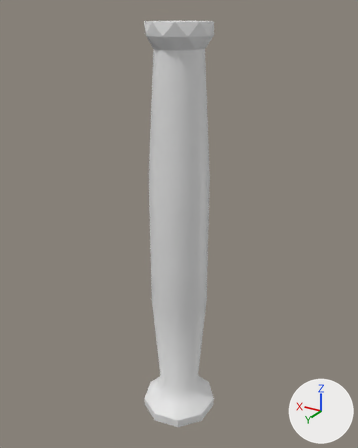
A saved change to the FBX model BeyondDark/Assets/Models/Duc Assets/Stonepillar2.fbx.
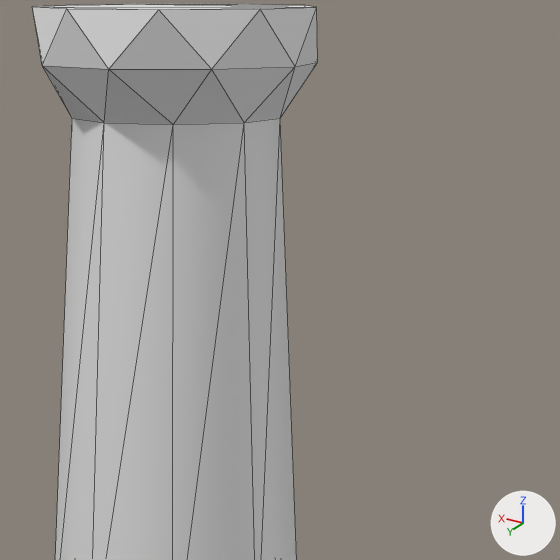
Each version is shown whole from a 50 mm lens placed at (-13.89, 11.33, 25.5), pointed at (-0.27, -11.37, 14.15), then close up on the part from 38% to 77% of the width and 4% to 35% of the height. Arrows for +X, +Y and +Z are at lower right; the lights stay in place. The close-ups show mesh edges as thin lines. Where no turn or scale is listed for an object, it has been applied to the vertices.
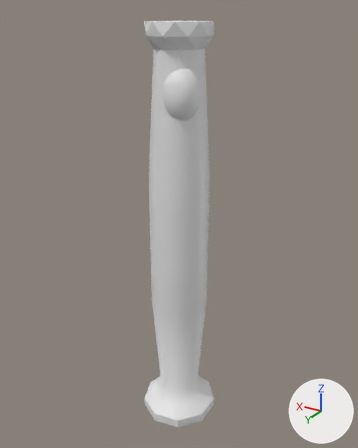
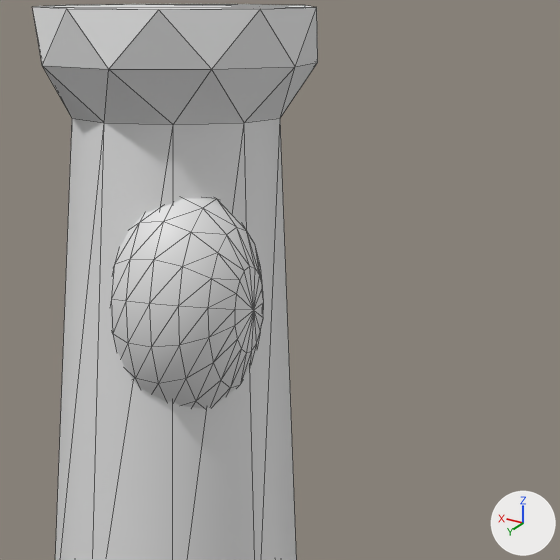
Boxes (x1, y1, x2, y2) around the edits, measured in the close-ups (560 x 560 px):
part 1 of me_mesh, added
    after: (110, 199, 264, 409)

The change, as a list of edits to the scene's bpy script:
```text
Change me_mesh:
    used by ob_cylinder013; location = (-0.51, -11.01, 0.34)
    remove me_mesh.from_pydata(...)  # 99 vertices, 194 faces; spans x -2.2..2.3, y -2.3..2.3, z 1.1..24.7
    add me_mesh.from_pydata(...)  # 220 vertices, 432 faces; spans x -2.2..2.3, y -2.3..2.3, z 1.1..24.7
    me_mesh part 1: a new loose piece of 121 vertices spanning x -1.5..0.4, y -0.2..1.7, z 20.0..22.7
```
